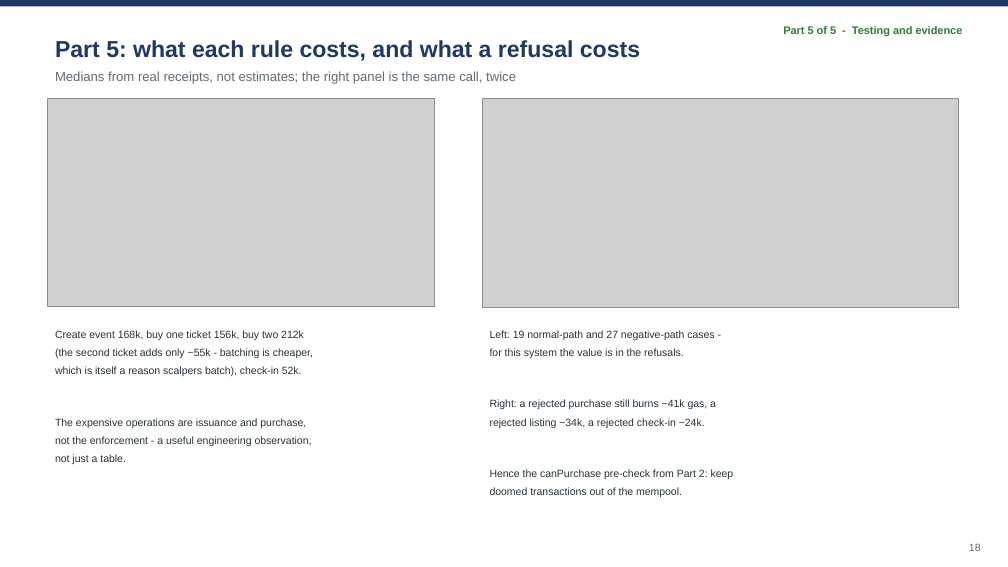
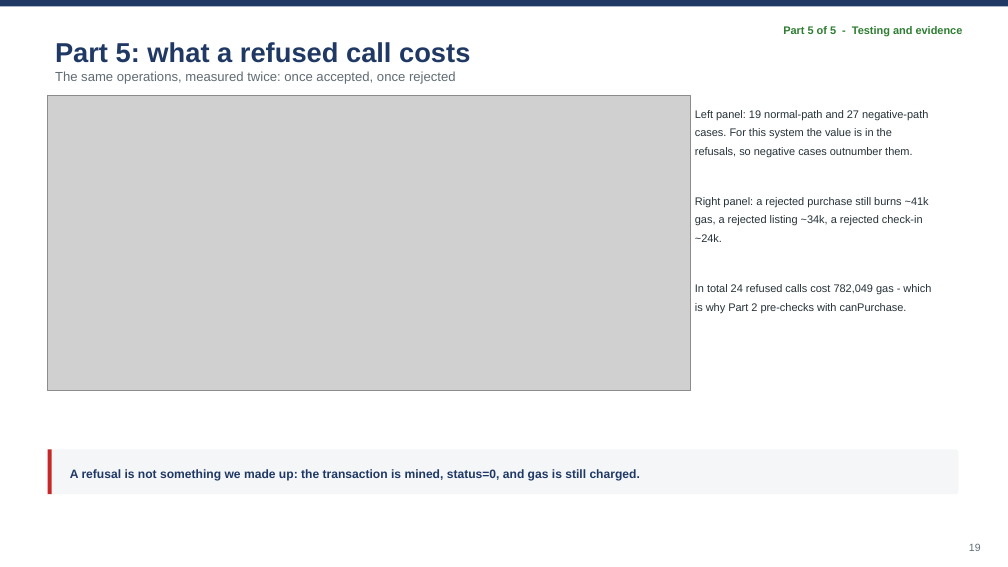
Before and after one commit to wangzai-dao/FTEC5520_AntiScalping, a slide deck: slide 19 of presentation/final_presentation.pptx (slide 18 before the commit). Drawn at 1008x567 pixels with LibreOffice and Linux fonts; fonts in the diff are those of the drawing; grey boxes stand for pictures. Boxes give left, top, right and bottom in pixels: in the first picture for what was removed or moved away, otherwise in the second. Text is boxed around its words. In the diff, an @@ line names an element or a change of style, - is before the commit and + after.

Commit message:
Deck review round: chart labels, two cost slides, hero screenshot, layer stack
A1  charts no longer prefix labels with Member/Part - the module is the label
    (Primary market, Anti-scalping, Check-in / QR, Front-end bypass, End-to-end),
    which keeps the deck and the report consistent with one figure.
B1  charts redrawn with larger fonts and no in-figure title (the slide title and
    the report caption carry the figure name); slide 18 split into
    'what each rule costs' (Figure 2) and 'what a refused call costs' (Figure 3),
    so each chart is now ~21 cm wide instead of 13/16 cm.
A2  slide 8: the canPurchase row no longer puts a page name in the Test column;
    the footnote explains the pre-check and names T04/T05b/T06b instead.
A3  the old 'right panel is the same call, twice' kicker is gone with the split.
B3  slide 14: one hero screenshot (Buy page, 17.6 cm) plus three small pages,
    because the previous 2x2 grid made every UI too small to read.
B4  every divider now shows the three-layer stack (Presentation / Interface /
    Contract) with this part's layer highlighted, so the architecture is visible
    without a dedicated slide.

Deck is 23 slides; report rebuilt so Figure 1-3 stay identical in both artifacts.

```diff
--- a/presentation/final_presentation.pptx
+++ b/presentation/final_presentation.pptx
@@ text at box(55, 42, 470, 63): text changed; size 22 to 26 pt @@
-Part 5: what each rule costs, and what a refusal costs
+Part 5: what a refused call costs
@@ text at box(55, 71, 456, 84): text changed @@
-Medians from real receipts, not estimates; the right panel is the same call, twice
+The same operations, measured twice: once accepted, once rejected
@@ picture: place and size @@
-picture at box(48, 98, 435, 307)
+picture at box(48, 95, 690, 391)
@@ picture removed at box(482, 98, 959, 308) @@
@@ text at box(695, 110, 931, 313): text changed; size 10 to 10.5 pt @@
-Left: 19 normal-path and 27 negative-path cases -
-for this system the value is in the refusals.
-Right: a rejected purchase still burns ~41k gas, a
-rejected listing ~34k, a rejected check-in ~24k.
-Hence the canPurchase pre-check from Part 2: keep
-doomed transactions out of the mempool.
+Left panel: 19 normal-path and 27 negative-path
+cases. For this system the value is in the
+refusals, so negative cases outnumber them.
+Right panel: a rejected purchase still burns ~41k
+gas, a rejected listing ~34k, a rejected check-in
+~24k.
+In total 24 refused calls cost 782,049 gas - which
+is why Part 2 pre-checks with canPurchase.
@@ text removed at box(55, 330, 313, 464) @@
-Create event 168k, buy one ticket 156k, buy two 212k
-(the second ticket adds only ~55k - batching is cheaper,
-which is itself a reason scalpers batch), check-in 52k.
-The expensive operations are issuance and purchase,
-not the enforcement - a useful engineering observation,
-not just a table.
@@ rounded rectangle added at box(48, 449, 959, 494), fill #F4F6F8 @@
@@ rectangle added at box(48, 449, 52, 494), fill #C62828 @@
@@ text added at box(70, 469, 640, 480), 11.5 pt, text #1F3864, bold @@
+A refusal is not something we made up: the transaction is mined, status=0, and gas is still charged.
```
Also in this commit, not shown: 11 other slides changed, 1 slide added, 6 other files.
